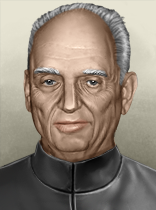
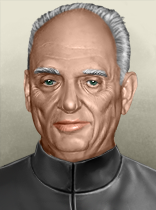
Layer changes from the first 156px x 210px image to the second:
removed layer "Color Fill 3" (was overlay, 50%) over [52, 117, 90, 135]
added layer "eyes" (color) above "lips" over [45, 79, 98, 86]
added layer "lips" (color, 69%) above "blush" over [53, 118, 90, 132]
added layer "skin" (color) above "Layer 2" over [23, 6, 138, 163]
painted on "Layer 2" over [27, 16, 124, 145]
painted on "Layer 1" over [23, 3, 136, 163]